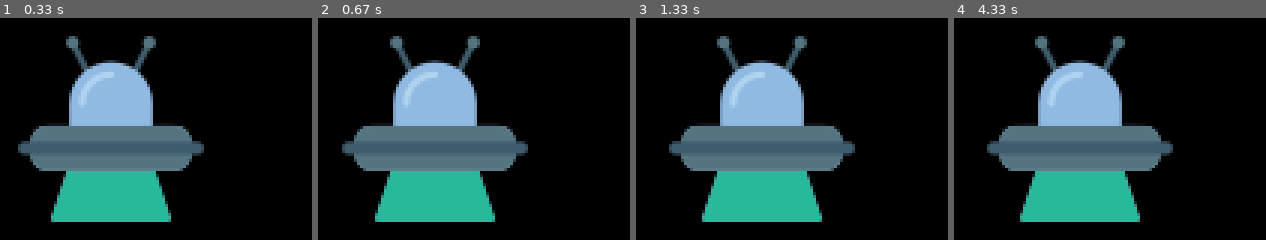
Above: before the commit, frames 1-4 (left to right).
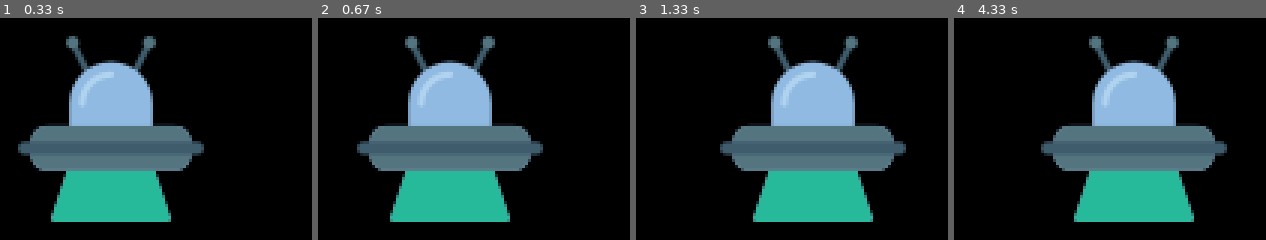
Above: after the commit, the same moments.

Repository: arquidev8/tutorialPygame
Game: pygame game, started from main.py
Two runs of this game, one before a commit and one after it. Both use one fixed random seed, a clock stepped at 60 frames per second and the inputs below.
Inputs:
- Up to frame 1 (0.33 s): no input
- Up to frame 2 (0.67 s): hold Right from 0.33 s (still down)
- Up to frame 3 (1.33 s): release Right at 0.8 s; hold Right 0.83-1.3 s
- Up to frame 4 (4.33 s): hold Left 1.33-1.87 s; hold Left 1.9-2.3 s; hold Right 2.33-2.97 s; hold Left 3-3.47 s; hold Right 3.5-3.97 s; hold Right from 4 s (still down)

Frame 1 is identical in both runs. In frame 2, 10% of the frame differs, in the area x 7-73%, y 8-92%; in frame 3, 26%; in frame 4, 28%, in the area x 10-88%, y 8-92%.

Commit message:
add boundaries

Diff:
--- a/main.py
+++ b/main.py
@@ -16,6 +16,7 @@
 playerY = 300
 playerX_change = 0
 
+
 def player(x, y):
     screen.blit(playerImg, (x, y))
 
@@ -31,13 +32,21 @@
 
         if event.type == pygame.KEYDOWN:
             if event.key == pygame.K_LEFT:
-                playerX_change = -0.1
+                playerX_change = -0.4
             if event.key == pygame.K_RIGHT:
-                playerX_change = 0.1
+                playerX_change = 0.4
+
         if event.type == pygame.KEYUP:
             if event.key == pygame.K_LEFT or event.key == pygame.K_RIGHT:
                 playerX_change = 0
 
+
     playerX += playerX_change
+
+    if playerX <= 0:
+        playerX = 0
+    elif playerX >= 736:
+        playerX = 736
+
     player(playerX, playerY)
     pygame.display.update()
